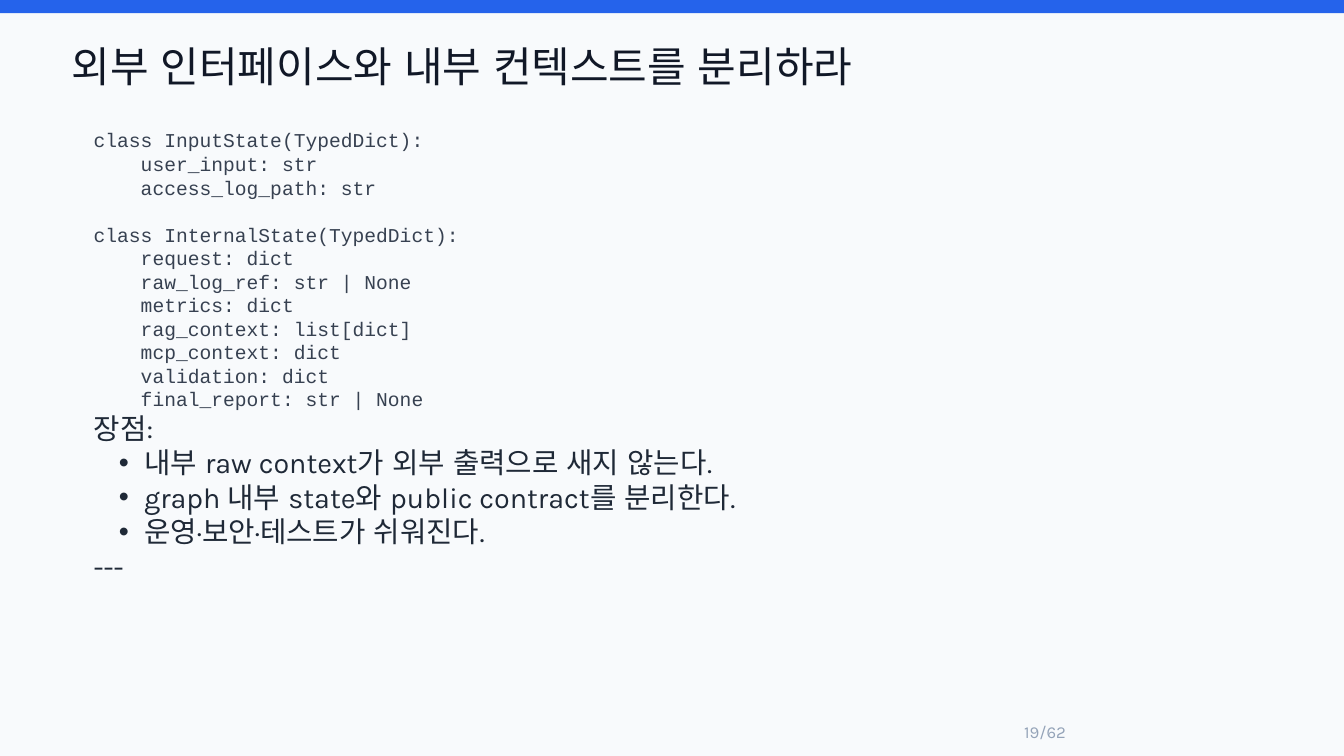
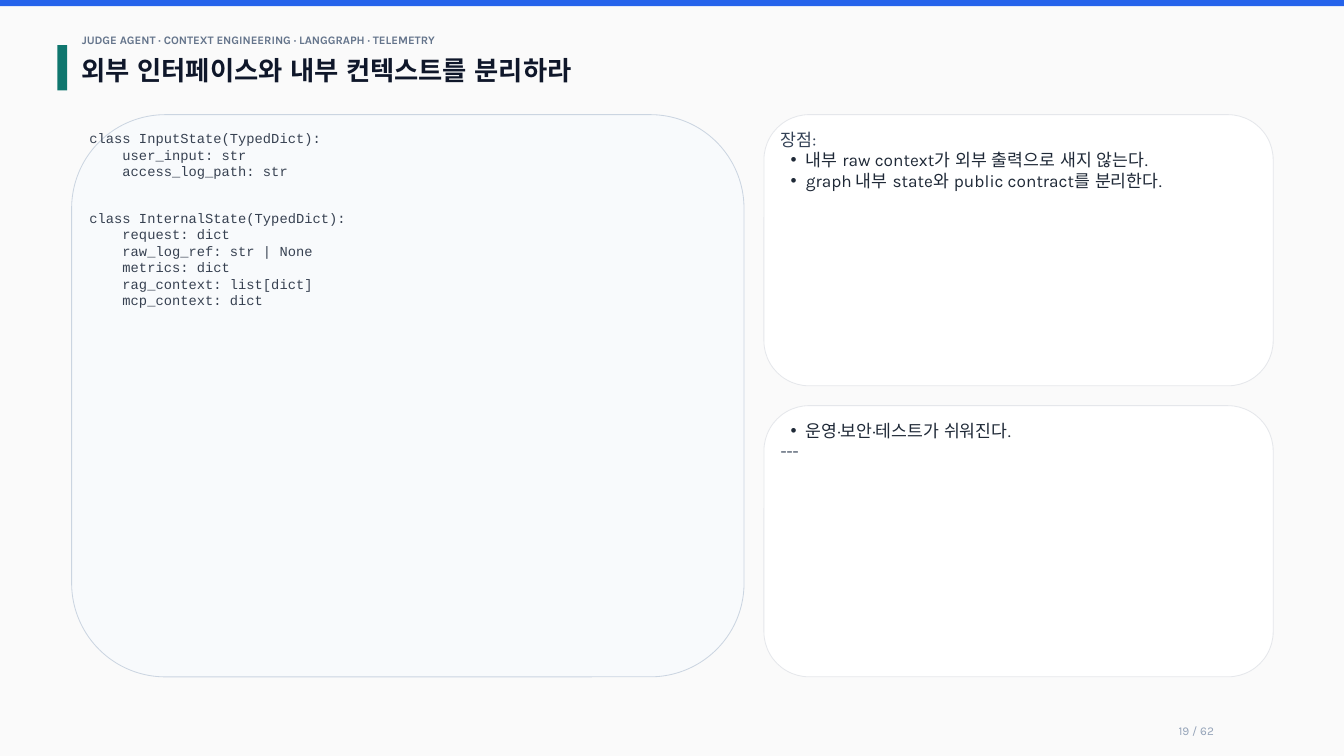
Before and after one commit to lesh915/judge-agent, a slide deck: slide 19 of docs/JUDGE_AGENT_CONTEXT_ENGINEERING_TECH_PRESENTATION.pptx. Drawn at 1344x756 pixels with LibreOffice and Linux fonts; fonts in the diff are those of the drawing. Boxes give left, top, right and bottom in pixels: in the first picture for what was removed or moved away, otherwise in the second. Text is boxed around its words. In the diff, an @@ line names an element or a change of style, - is before the commit and + after.

Commit message:
docs: refine presentation pptx layout

```diff
--- a/docs/JUDGE_AGENT_CONTEXT_ENGINEERING_TECH_PRESENTATION.pptx
+++ b/docs/JUDGE_AGENT_CONTEXT_ENGINEERING_TECH_PRESENTATION.pptx
@@ rectangle resized from (x1=0, y1=0, x2=1344, y2=13) to (x1=0, y1=0, x2=1344, y2=6) @@
@@ rectangle at (x1=0, y1=0, x2=1344, y2=756): fill #F8FAFC to #FAFAFA; outline none to #FAFAFA 0.6 pt @@
@@ rectangle added at (x1=57, y1=45, x2=68, y2=91), fill #0F766E @@
@@ text "외부 인터페이스와 내부 컨텍스트를 분리하라" moved from (x1=72, y1=47, x2=852, y2=86) to (x1=82, y1=58, x2=572, y2=83) @@
@@ text "외부 인터페이스와 내부 컨텍스트를 분리하라" at (x1=82, y1=58, x2=572, y2=83): size 30 to 18.8 pt, text colour #111827 to #0F172A, bold on @@
@@ text added at (x1=82, y1=36, x2=435, y2=44), 8.2 pt, text #64748B, bold @@
+JUDGE AGENT · CONTEXT ENGINEERING · LANGGRAPH · TELEMETRY
@@ rounded rectangle added at (x1=72, y1=115, x2=744, y2=678), fill #F8FAFC, outline #CBD5E1 0.6 pt @@
@@ rounded rectangle added at (x1=764, y1=115, x2=1273, y2=386), fill #FFFFFF, outline #E5E7EB 0.6 pt @@
@@ text at (x1=89, y1=133, x2=346, y2=308): text changed; size 14 to 9.8 pt @@
-class InputState(TypedDict):
-user_input: str
-access_log_path: str
-class InternalState(TypedDict):
-request: dict
-raw_log_ref: str | None
-metrics: dict
-rag_context: list[dict]
-mcp_context: dict
-validation: dict
-final_report: str | None
-장점:
-• 내부 raw context가 외부 출력으로 새지 않는다.
-• graph 내부 state와 public contract를 분리한다.
-• 운영·보안·테스트가 쉬워진다.
----
+class InputState(TypedDict):
+user_input: str
+access_log_path: str
+class InternalState(TypedDict):
+request: dict
+raw_log_ref: str | None
+metrics: dict
+rag_context: list[dict]
+mcp_context: dict
@@ text added at (x1=781, y1=131, x2=1162, y2=192), 12.3 pt, text #1F2937 @@
+장점:
+• 내부 raw context가 외부 출력으로 새지 않는다.
+• graph 내부 state와 public contract를 분리한다.
@@ rounded rectangle added at (x1=764, y1=405, x2=1273, y2=677), fill #FFFFFF, outline #E5E7EB 0.6 pt @@
@@ text added at (x1=806, y1=422, x2=1011, y2=439), 12.3 pt, text #1F2937 @@
+• 운영·보안·테스트가 쉬워진다.
+---
@@ text at (x1=1179, y1=727, x2=1214, y2=735): text changed; size 12 to 8.5 pt @@
-19/62
+19 / 62
```
Also in this commit, not shown: 61 other slides changed.
